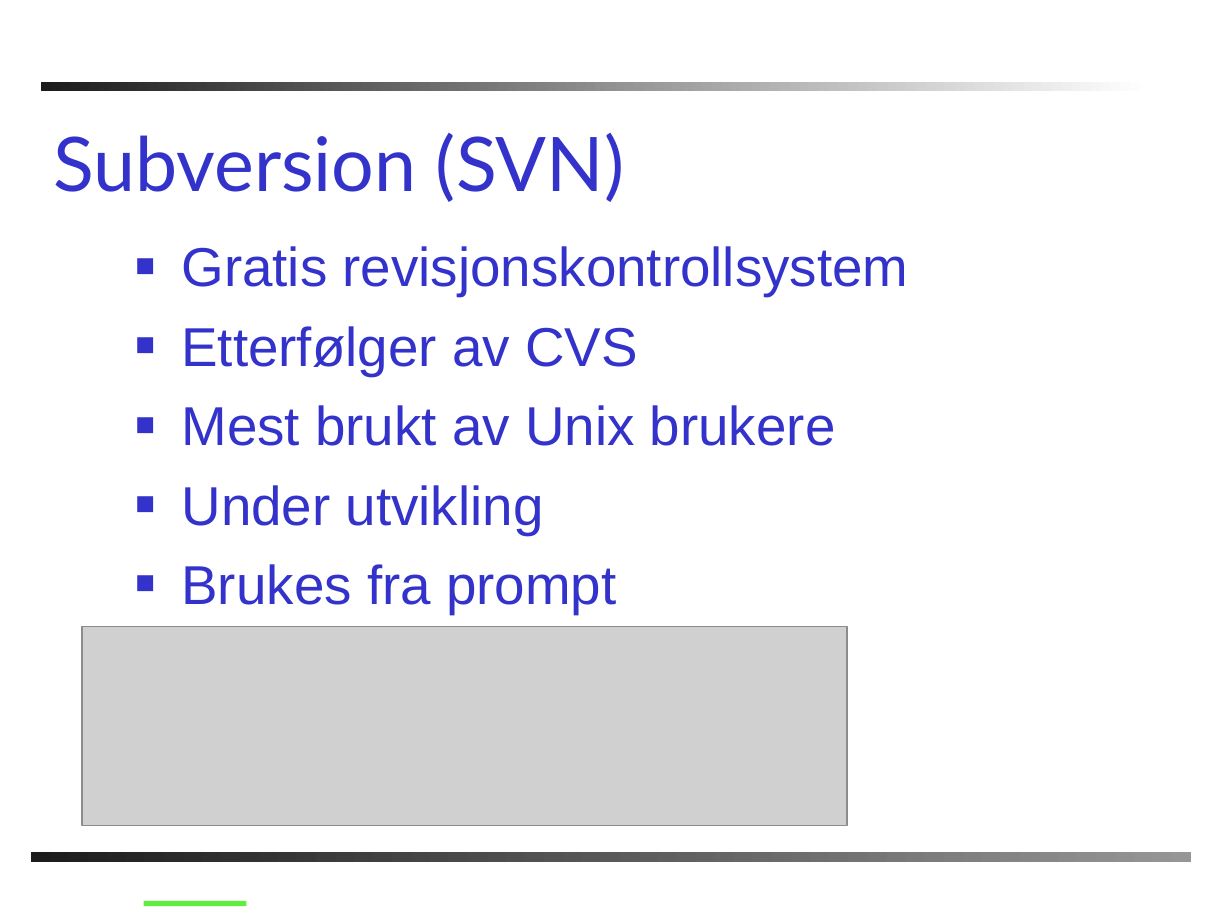
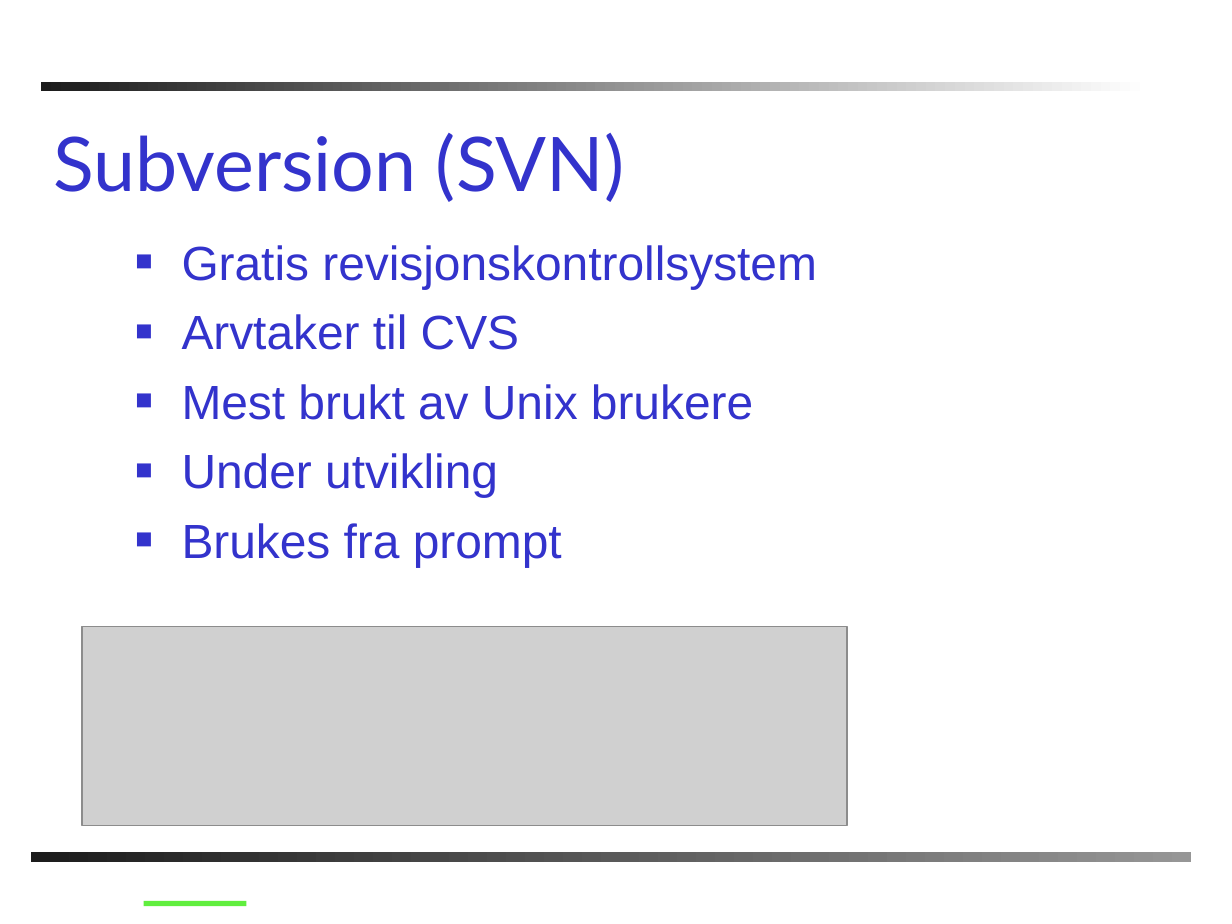
Before and after one commit to PhilJollans/AnkhSVN2019, a slide deck: slide 5 of doc/powerpoint/Subversion_addin_for_VS.NET.ppt. Drawn at 1232x924 pixels with LibreOffice and Linux fonts; fonts in the diff are those of the drawing; grey boxes stand for pictures; background and template pictures are left out. Boxes give left, top, right and bottom in pixels: in the first picture for what was removed or moved away, otherwise in the second. Text is boxed around its words. In the diff, an @@ line names an element or a change of style, - is before the commit and + after.

```diff
--- a/doc/powerpoint/Subversion_addin_for_VS.NET.ppt
+++ b/doc/powerpoint/Subversion_addin_for_VS.NET.ppt
@@ text at box(182, 245, 817, 567): size 32 to 28 pt in "Gratis revisjonskontrollsystem", "Mest brukt av Unix brukere", "Under utvikling", "Brukes fra prompt"; less space between paragraphs @@
@@ text at box(182, 314, 519, 350): text changed; size 32 to 28 pt @@
-■ Etterfølger av CVS
+■ Arvtaker til CVS
```
Also in this commit, not shown: 15 other slides changed, 2 slides added, 2 slides removed.
